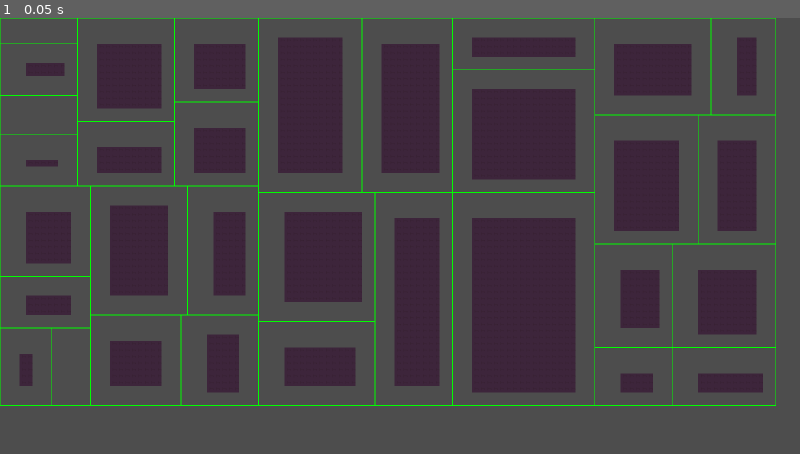
Above: before the commit, frame 1.
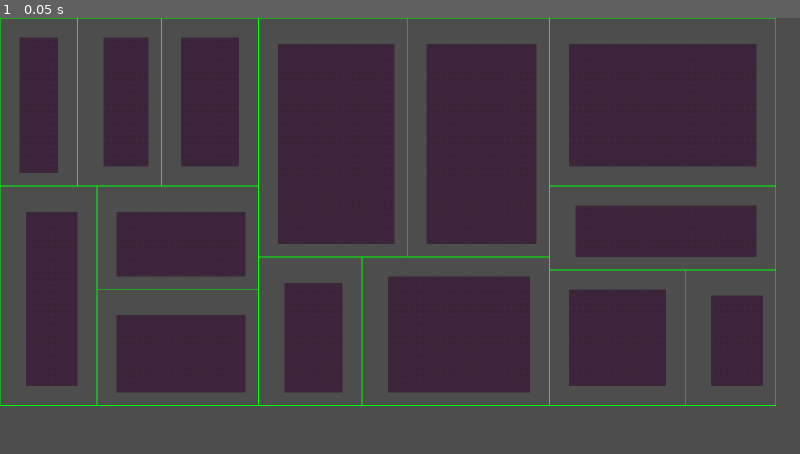
Above: after the commit, the same moment.

Repository: TentacleCat/Godot_practice
Game: Godot game, scene res://Level/level.tscn
Two runs of this game, one before a commit and one after it. Both use one fixed random seed, a clock stepped at 60 frames per second and the inputs below.
Inputs:
- Up to frame 1 (0.05 s): no input

The runs differ from the first frame. In frame 1, 36% of the frame differs, in the area x 0-97%, y 0-89%.

Commit message:
room setting

Diff:
--- a/godot-4.5-1/Gdscript/Map/branch.gd
+++ b/godot-4.5-1/Gdscript/Map/branch.gd
@@ -11,32 +11,78 @@
 	self.position = starting_position #左上角
 	self.size = starting_size
 
-func split(remaining, paths: Array):
+func split(remaining: int, paths: Array, max_aspect_ratio: float = 2.5, min_cell_size: int = 8):
+	"""
+	递归分割节点
+	参数:
+	- remaining: 剩余分割次数
+	- paths: 路径数组
+	- max_aspect_ratio: 最大宽高比（防止细长房间）
+	- min_cell_size: 最小单元格尺寸（终止条件）
+	"""
+
+	# 1. 终止条件：尺寸太小或分割次数用完
+	if size.x < min_cell_size * 2 or size.y < min_cell_size * 2 or remaining <= 0:
+		return
+
 	var rng = RandomNumberGenerator.new()
-	var split_percent = rng.randf_range(0.3,0.7)
-	var split_horizontal = size.y >= size.x
+	var split_percent = rng.randf_range(0.3, 0.7)
 
-	# split current leaf
-	if(split_horizontal):
+	# 2. 宽高比检查：决定分割方向（强制修正细长形状）
+	var ratio = float(size.x) / float(size.y)
+	var is_too_wide = ratio > max_aspect_ratio
+	var is_too_tall = (1.0 / ratio) > max_aspect_ratio
+
+	var split_horizontal: bool
+
+	if is_too_wide:
+		# 房间太宽，强制垂直分割（切开宽度）
+		split_horizontal = false
+	elif is_too_tall:
+		# 房间太高，强制水平分割（切开高度）
+		split_horizontal = true
+	else:
+		# 形状良好，切开更长的边
+		split_horizontal = size.y >= size.x
+
+	# 3. 执行分割并保证子区域尺寸
+	if split_horizontal:
 		var left_height = int(size.y * split_percent)
-		left_child = Branch.new(position, Vector2i(size.x, left_height)) #上方
+
+		# 确保分割后的区域不会太小
+		left_height = max(min_cell_size, left_height)
+		left_height = min(size.y - min_cell_size, left_height)
+
+		# 安全检查
+		if left_height <= 0 or size.y - left_height <= 0:
+			return
+
+		left_child = Branch.new(position, Vector2i(size.x, left_height))
 		right_child = Branch.new(
-			Vector2i(position.x,position.y + left_height),
-			Vector2i(size.x,size.y - left_height)
+			Vector2i(position.x, position.y + left_height),
+			Vector2i(size.x, size.y - left_height)
 		)
 	else:
 		var left_width = int(size.x * split_percent)
-		left_child = Branch.new(position, Vector2i(left_width,size.y))
+
+		# 确保分割后的区域不会太小
+		left_width = max(min_cell_size, left_width)
+		left_width = min(size.x - min_cell_size, left_width)
+
+		# 安全检查
+		if left_width <= 0 or size.x - left_width <= 0:
+			return
+
+		left_child = Branch.new(position, Vector2i(left_width, size.y))
 		right_child = Branch.new(
-			Vector2i(position.x + left_width,position.y),
-			Vector2i(size.x - left_width,size.y)
+			Vector2i(position.x + left_width, position.y),
+			Vector2i(size.x - left_width, size.y)
 		)
 
-	# paths.push_back({'left': left_child.get_center(), 'right': right_child.get_center()})
-
-	if(remaining > 0):
-		left_child.split(remaining - 1, paths)
-		right_child.split(remaining - 1, paths)
+	# 4. 递归分割（传递参数）
+	if remaining > 0:
+		left_child.split(remaining - 1, paths, max_aspect_ratio, min_cell_size)
+		right_child.split(remaining - 1, paths, max_aspect_ratio, min_cell_size)
 
 	pass
 
--- a/godot-4.5-1/Gdscript/Map/game.gd
+++ b/godot-4.5-1/Gdscript/Map/dungeonMaker.gd
@@ -2,11 +2,13 @@
 
 # === 可导出参数（在 Inspector 中可调节）===
 @export_group("World Settings")
-@export var world_size: Vector2i = Vector2i(60, 30)  ## 地图尺寸（格子数）
+@export var world_size: Vector2i = Vector2i(120, 60)  ## 地图尺寸（格子数）
 @export_range(8, 32, 1) var tile_size: int = 16  ## 每个瓦片的像素大小
 
 @export_group("BSP Settings")
-@export_range(1, 6, 1) var split_iterations: int = 2  ## BSP 分割次数（影响房间数量）
+@export_range(1, 6, 1) var split_iterations: int = 4  ## BSP 分割次数（影响房间数量）
+@export_range(1.0, 4.0, 0.1) var max_aspect_ratio: float = 1.0  ## 最大宽高比（防止细长房间）
+@export_range(4, 20, 1) var min_cell_size: int = 8  ## 最小单元格尺寸（分割终止条件）
 
 @export_group("Room Settings")
 @export_range(1, 5, 1) var min_padding: int = 2  ## 房间最小墙壁厚度
@@ -32,9 +34,9 @@
 	if tilemap:
 		tilemap.clear()
 
-	# 创建新的 BSP 树
+	# 创建新的 BSP 树（传递参数）
 	root_node = Branch.new(Vector2i(0, 0), world_size)
-	root_node.split(split_iterations, paths)
+	root_node.split(split_iterations, paths, max_aspect_ratio, min_cell_size)
 
 	# ✅ 在这里绘制房间和走廊到 TileMap
 	render_dungeon()
--- a/godot-4.5-1/Level/level.tscn
+++ b/godot-4.5-1/Level/level.tscn
@@ -1,6 +1,6 @@
 [gd_scene load_steps=5 format=3 uid="uid://gah4fiyscjkg"]
 
-[ext_resource type="Script" uid="uid://d1svon2t7bhpr" path="res://Gdscript/Map/game.gd" id="1_qmtf6"]
+[ext_resource type="Script" uid="uid://d1svon2t7bhpr" path="res://Gdscript/Map/dungeonMaker.gd" id="1_qmtf6"]
 [ext_resource type="Texture2D" uid="uid://b4smu0j28ijaf" path="res://Asserts/TileMap/Dungeon_Tileset.png" id="2_qmtf6"]
 
 [sub_resource type="TileSetAtlasSource" id="TileSetAtlasSource_qmtf6"]
@@ -112,7 +112,6 @@
 [node name="Map" type="Node2D"]
 script = ExtResource("1_qmtf6")
 world_size = Vector2i(120, 60)
-split_iterations = 4
 
 [node name="TileMapLayer" type="TileMapLayer" parent="."]
 tile_set = SubResource("TileSet_uawph")
Empty file added: godot-4.5-1/Gdscript/Map/DungeonEdge.gd
Not shown, added: godot-4.5-1/Gdscript/Map/DungeonEdge.gd.uid
Renamed: godot-4.5-1/Gdscript/Map/game.gd.uid -> godot-4.5-1/Gdscript/Map/dungeonMaker.gd.uid
